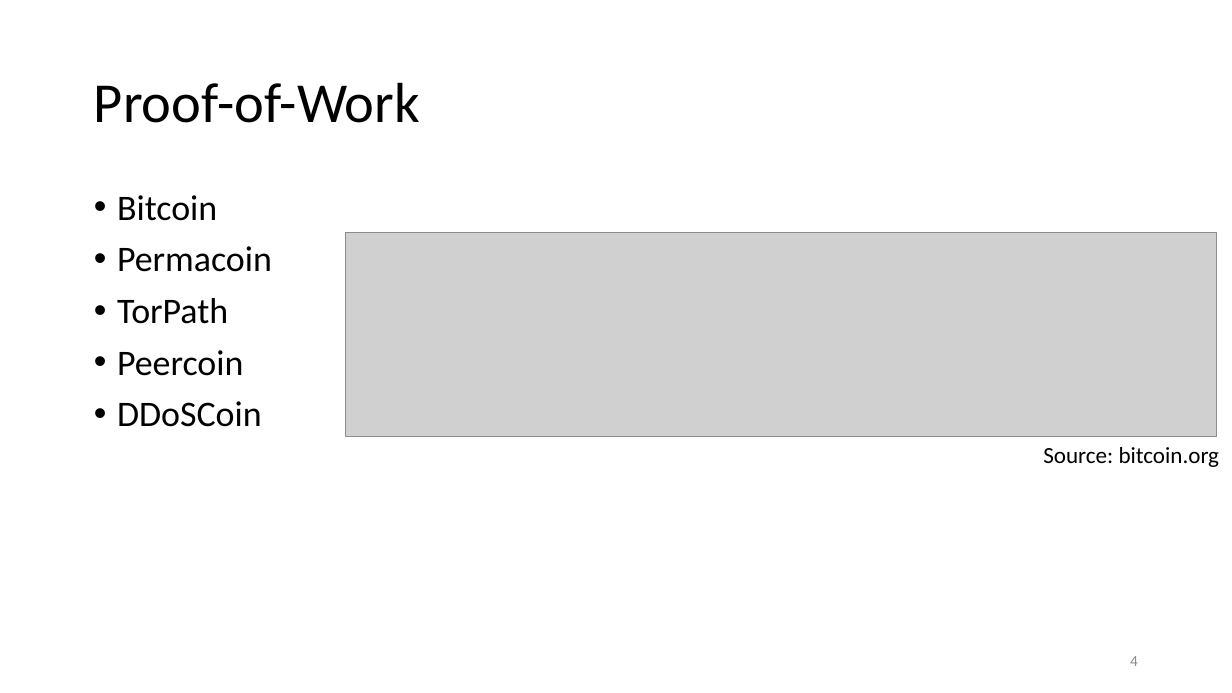
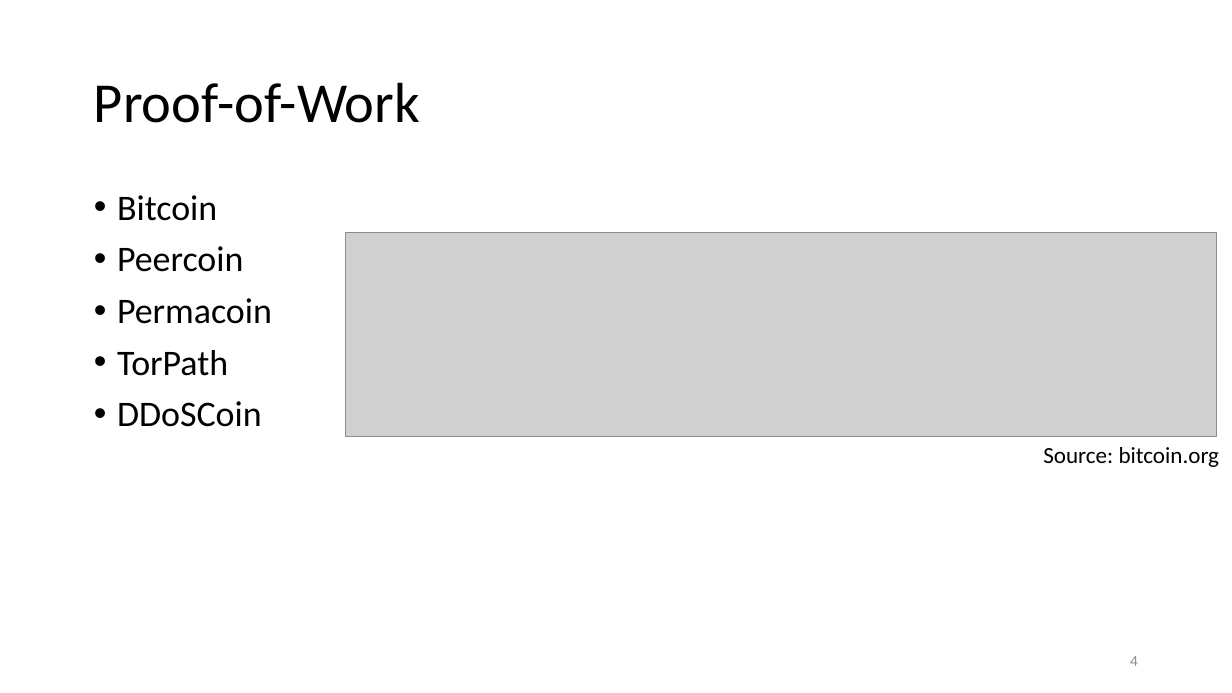
Before and after one commit to ewust/DDoSCoin, a slide deck: slide 4 of presentation/DDoSCoin.pptx. Drawn at 1232x693 pixels with LibreOffice and Linux fonts; fonts in the diff are those of the drawing; grey boxes stand for pictures. Boxes give left, top, right and bottom in pixels: in the first picture for what was removed or moved away, otherwise in the second. Text is boxed around its words. In the diff, an @@ line names an element or a change of style, - is before the commit and + after.

```diff
--- a/presentation/DDoSCoin.pptx
+++ b/presentation/DDoSCoin.pptx
@@ text at (117,246,243,272): paragraph added @@
+• Peercoin
@@ text at (117,350,243,376): paragraph removed @@
-• Peercoin
```
Also in this commit, not shown: 9 other slides changed.
